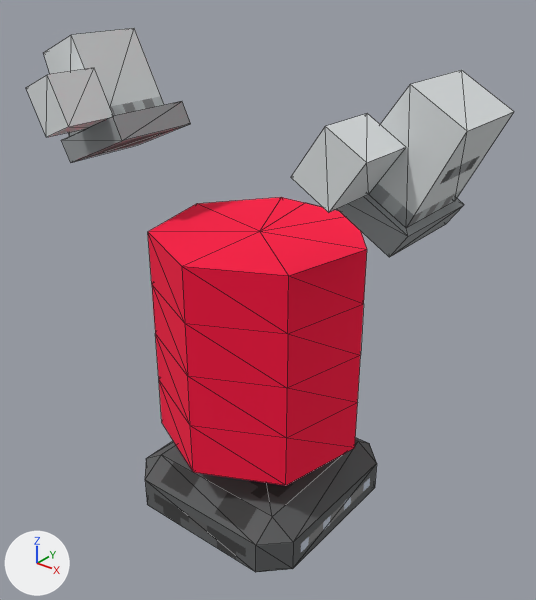
Before and after pictures for a commit that changed the glTF model Assets/Models/PlayerCharacter.gltf.
The view is the same before and after, from a 50 mm lens placed at (2.06, -2.51, 2.85), pointed at (-0.01, 0.07, 1.25). Lighting does not change. The marker at lower left points along +X, +Y and +Z. Both versions are drawn at frame 18 of the action 'Pick Up'; the numbers are the values there. Mesh edges are drawn as thin lines.

Objects in the first picture: 'Fingers', 'Fingers.001', 'Glove Thing', 'Glove Thing.001', 'Head-col', 'Thumb', 'Thumb.001', 'Treads-col'.
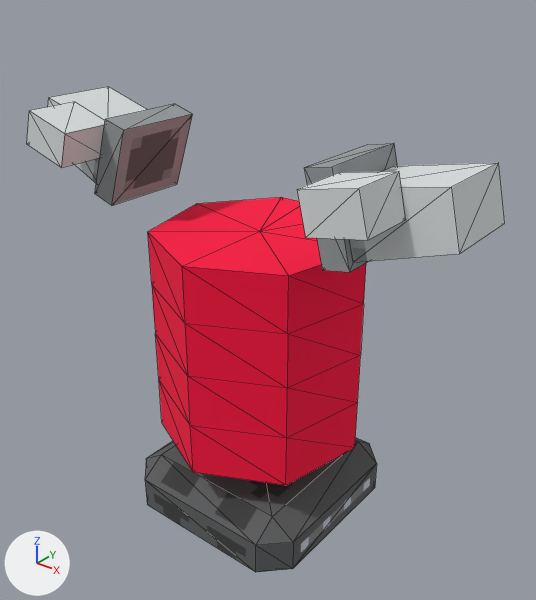
ob_hand is not drawn itself; it is the parent of ob_fingers, ob_thumb, ob_glove_thing.
ob_hand2 is not drawn itself; it is the parent of ob_fingers_001, ob_thumb_001, ob_glove_thing_001.

Edits to the bpy script that builds the scene:
```text
Change ob_hand:
    ob_hand.rotation_euler: (-3.142, 1.134, 0.0) -> (-3.142, 0.305, 0.0)  # degrees (-180, 65, 0) -> degrees (-180, 17, 0)
Change ob_hand2:
    ob_hand2.rotation_euler: (-3.142, -1.008, 0.0) -> (-3.142, -0.222, 0.0)  # degrees (-180, -58, 0) -> degrees (-180, -13, 0)
```

Pixel boxes (x1, y1, x2, y2) of what changed, in the pictures (536 x 600 px):
'Fingers.001', turned: before (369, 70, 514, 228); after (350, 163, 505, 262)
'Thumb.001', turned: before (291, 114, 406, 212); after (297, 171, 406, 240)
'Glove Thing', turned: before (62, 101, 191, 162); after (95, 104, 192, 205)
'Fingers', turned: before (44, 28, 164, 136); after (48, 87, 148, 183)
'Thumb', turned: before (26, 68, 113, 137); after (27, 102, 105, 168)
'Glove Thing.001', turned: before (337, 194, 464, 257); after (305, 143, 398, 272)
